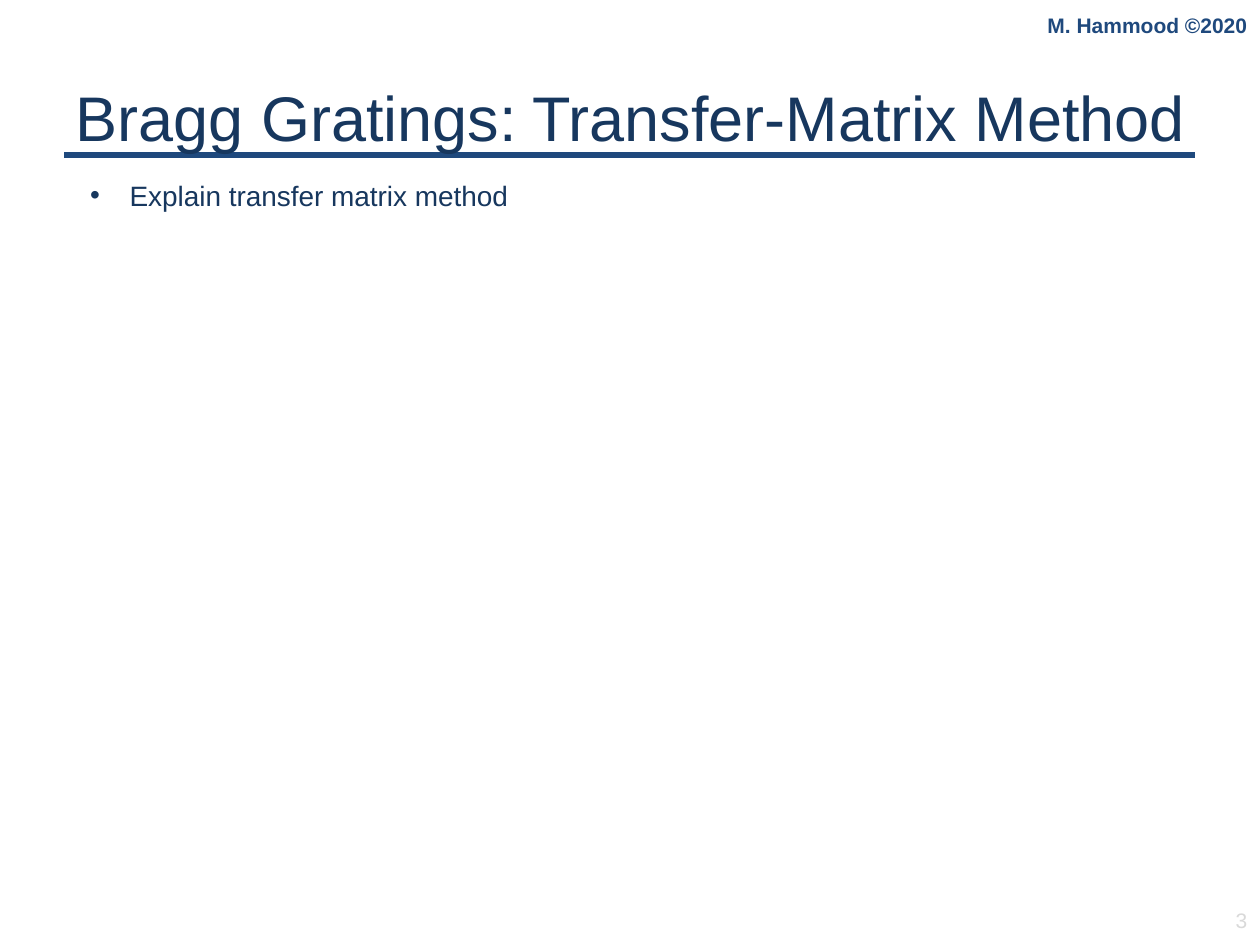
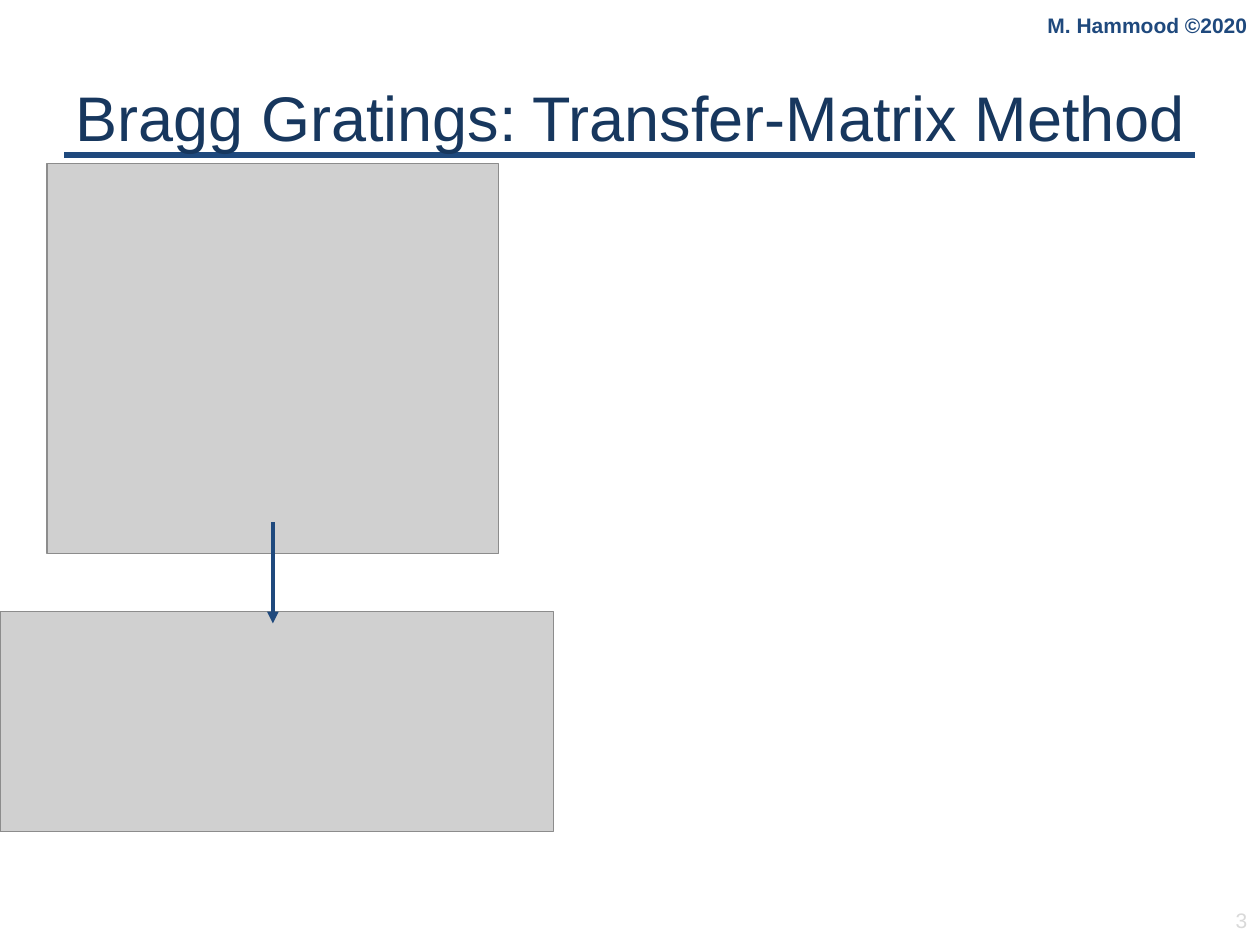
Before and after one commit to mustafacc/SiEPIC_Photonics_Package, a slide deck: slide 3 of SiEPIC_Photonics_Package/solvers_simulators/tutorials/Bragg_tutorial/Workshop.pptx. Drawn at 1260x945 pixels with LibreOffice and Linux fonts; fonts in the diff are those of the drawing; grey boxes stand for pictures; background and template pictures are left out. Boxes give left, top, right and bottom in pixels: in the first picture for what was removed or moved away, otherwise in the second. Text is boxed around its words. In the diff, an @@ line names an element or a change of style, - is before the commit and + after.

Commit message:
update bragg tutorial documentation slides

```diff
--- a/SiEPIC_Photonics_Package/solvers_simulators/tutorials/Bragg_tutorial/Workshop.pptx
+++ b/SiEPIC_Photonics_Package/solvers_simulators/tutorials/Bragg_tutorial/Workshop.pptx
@@ picture added at box(47, 164, 499, 553) @@
@@ text removed at box(130, 185, 508, 211) @@
-  • Explain transfer matrix method
@@ arrow added from (273, 522) to (273, 624), #1F497D 2.25 pt @@
@@ picture added at box(0, 611, 553, 832) @@
```
Also in this commit, not shown: 8 other slides changed, 2 slides added.
